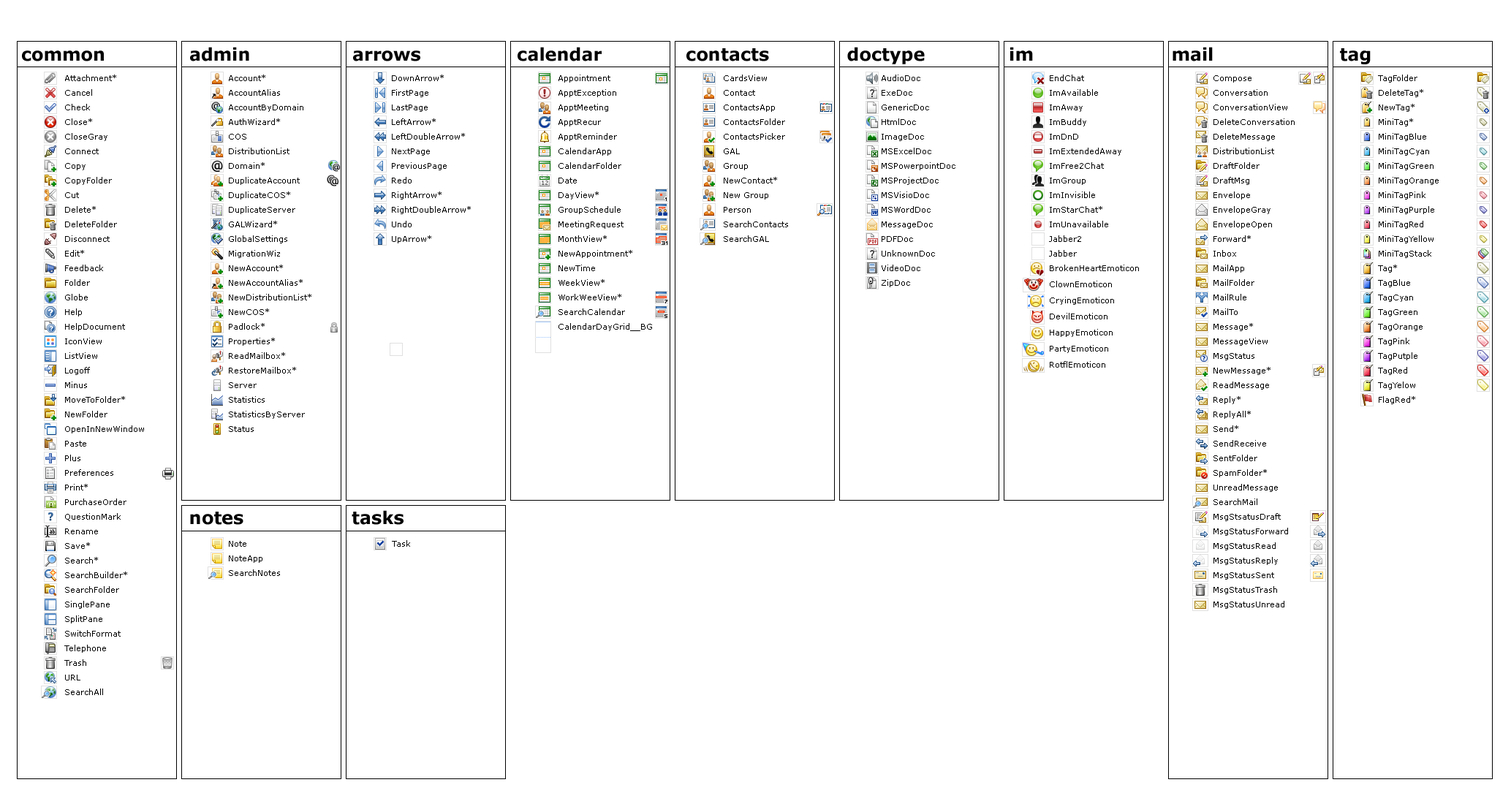
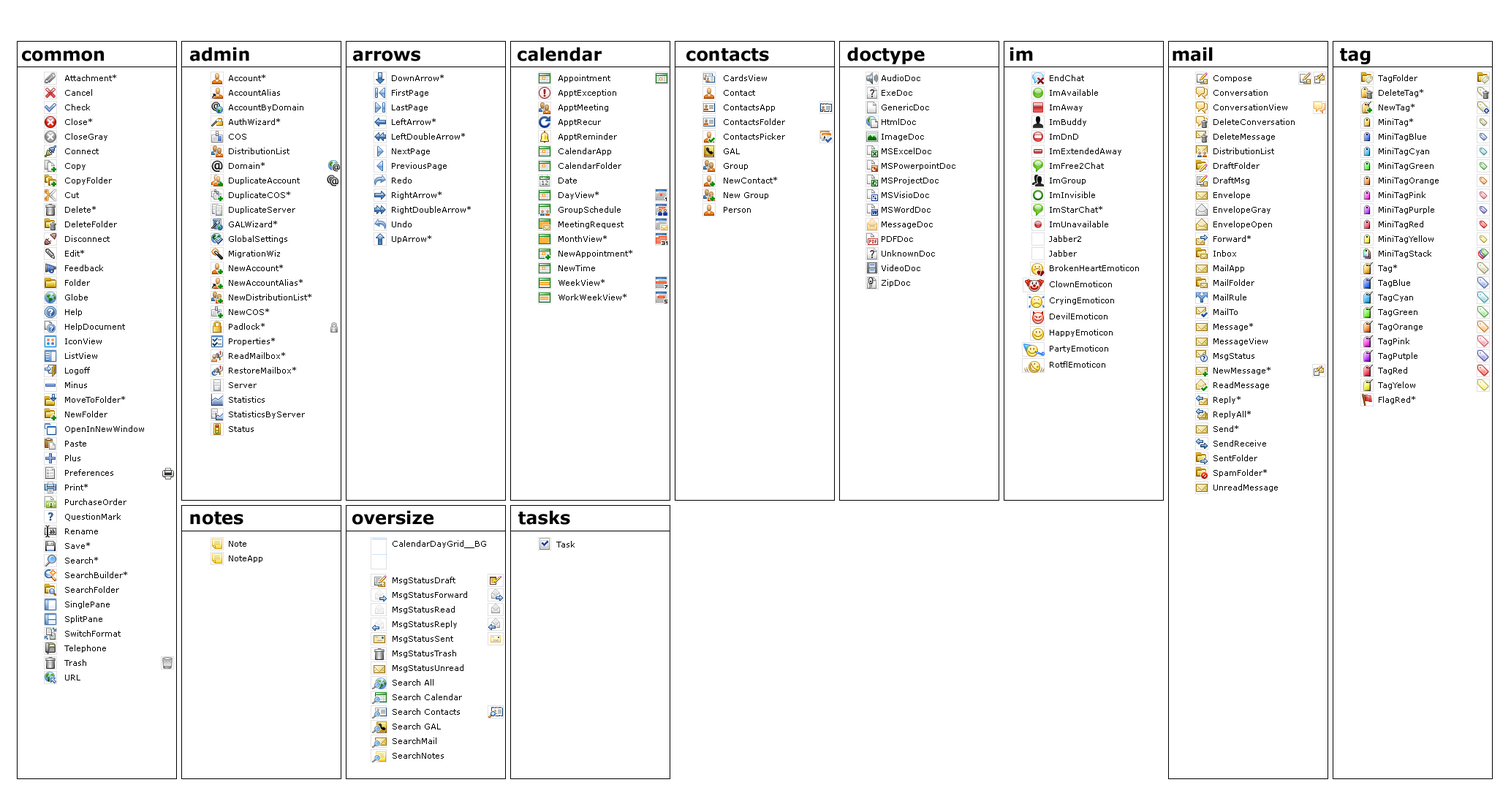
Layers edited between the first and the second 1511×804 image:
painted on "icon alternates" over (x1=351, y1=203, x2=1327, y2=719)
added layer "icons big" above "icons" over (x1=371, y1=263, x2=1045, y2=764)
added layer "icons" above "bg" over (x1=207, y1=203, x2=1327, y2=684)
painted on "boxes" over (x1=40, y1=217, x2=1209, y2=763)
painted on "common names" over (x1=65, y1=688, x2=104, y2=696)
painted on "calendar names" over (x1=558, y1=293, x2=653, y2=332)
painted on "contacts names" over (x1=723, y1=220, x2=789, y2=243)
painted on "mail names" over (x1=1213, y1=498, x2=1289, y2=610)
painted on "folder names lower" over (x1=351, y1=510, x2=571, y2=525)
painted on "notes names" over (x1=228, y1=569, x2=281, y2=577)
renamed "tasks names" to "oversize names", painted on it over (x1=391, y1=540, x2=487, y2=759)
added layer "tasks names" in group "bg" over (x1=556, y1=541, x2=575, y2=548)
painted on "bg" (2nd of 2, in "bg") over (x1=510, y1=505, x2=671, y2=780)
renamed "new overlays" to "new overlays copy", hid it, moved it into group "bg" over (x1=40, y1=203, x2=1327, y2=699)
removed layer "icon" over (x1=207, y1=203, x2=1327, y2=684)
removed layer "oversize rough" over (x1=41, y1=219, x2=1208, y2=699)
